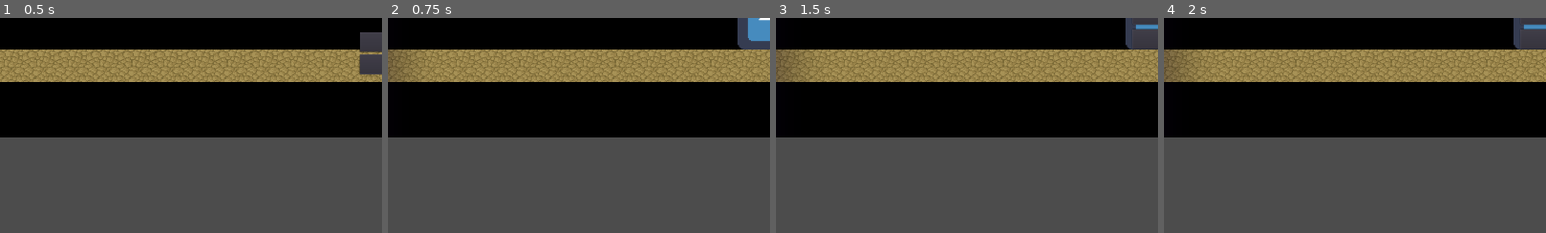
Above: before the commit, frames 1-4 (left to right).
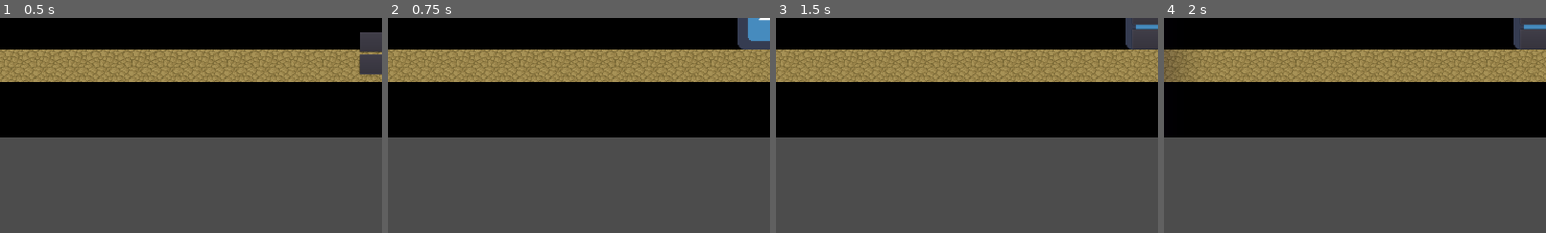
Above: after the commit, the same moments.

Repository: Kreateer/game-off-2020
Game: Godot game, scene res://scenes/Main.tscn
The game is run twice, just before and just after one commit, with the same random seed, the same clock (stepped at 60 frames per second) and the same inputs. The engine's default icon, where the game draws it, is replaced by a stand-in: a white triangle on a blue panel in a dark square.
Inputs:
- Up to frame 1 (0.5 s): no input
- Up to frame 2 (0.75 s): click "Start" at 0.5 s
- Up to frame 3 (1.5 s): click "Pause" at 1.25 s
- Up to frame 4 (2 s): no input
The pictures show only the part of the screen within x 0-50%, y 50-100%; the shares and areas given below are measured in that part.

Frame 1 is identical in both runs. In frame 2, 0.5% of the frame differs, in the area x 0-4%, y 14-30%; in frame 3, 0.6%, in the area x 0-5%, y 14-30%; in frame 4, less than 0.1%.

Commit message:
Handle darkness collision and death

Diff:
--- a/scenes/Main.tscn
+++ b/scenes/Main.tscn
@@ -132,6 +132,7 @@
 __meta__ = {
 "_editor_description_": ""
 }
+[connection signal="Dead" from="Player" to="." method="_on_Player_Dead"]
 [connection signal="game_start" from="GUI" to="." method="_on_GUI_game_start"]
 [connection signal="timeout" from="CanvasLayer/Oxygen/OxygenTimer" to="." method="_on_OxygenTimer_timeout"]
 [connection signal="DamageArea_PlayerCollision" from="Darkness" to="Player" method="_on_Darkness_DamageArea_PlayerCollision"]
--- a/scripts/Main.gd
+++ b/scripts/Main.gd
@@ -20,6 +20,7 @@
 func new_game():
 	score = 0
 	darkness.reset()
+	$Player.reset()
 	$Player.show()
 	$CanvasLayer/Score.show()
 	$CanvasLayer/PauseScene.show()
@@ -27,6 +28,7 @@
 	oxygen_timer.start()
 	#$Player.start($Player/StartPosition.position)
 	#$StartTimer.start()
+	yield(get_tree().create_timer(1.0), "timeout")
 	darkness.start()
 	$GUI.update_score(score)
 	#$Music.play()
@@ -42,3 +44,6 @@
 
 func _on_OxygenTimer_timeout():
 	$Player.player_oxygen(1)
+
+func _on_Player_Dead():
+	game_over()
--- a/scripts/Player.gd
+++ b/scripts/Player.gd
@@ -1,6 +1,7 @@
 extends KinematicBody2D
 
-signal hit
+signal Dead()
+
 export (int) var movement_speed = 100
 export (int) var gravity = 1200
 export (int) var jump_speed = -400
@@ -48,25 +49,24 @@
 		velocity.x -= movement_speed
 
 func player_damage(amount):
-	if alive != false:
-		health -= amount
-		print("Damaged {0} points".format([amount]))
-	else:
-		# Show death screen with total score and restart option
-		pass
+	if !alive:
+		return
+	health -= amount
+	print("Damaged {0} points".format([amount]))
+	if health <= 0:
+		_die()
 
 func player_heal(amount):
-	if health != 100:
+	if health != max_health:
 		health += amount
 		print("Healed {0} points".format([amount]))
 	else:
 		pass
 
 func player_oxygen(amount):
-	if oxygen != 100:
+	if oxygen != max_oxygen:
 		oxygen -= amount
 		print("Oxygen lost {0} points".format([amount]))
-
 	pass
 
 func _physics_process(delta):
@@ -86,3 +86,12 @@
 
 func _on_PickupItem1_body_entered(body):
 	hide()
+
+func _on_Darkness_DamageArea_PlayerCollision():
+	if !alive:
+		return
+	_die()
+
+func _die():
+	alive = false
+	emit_signal("Dead")
